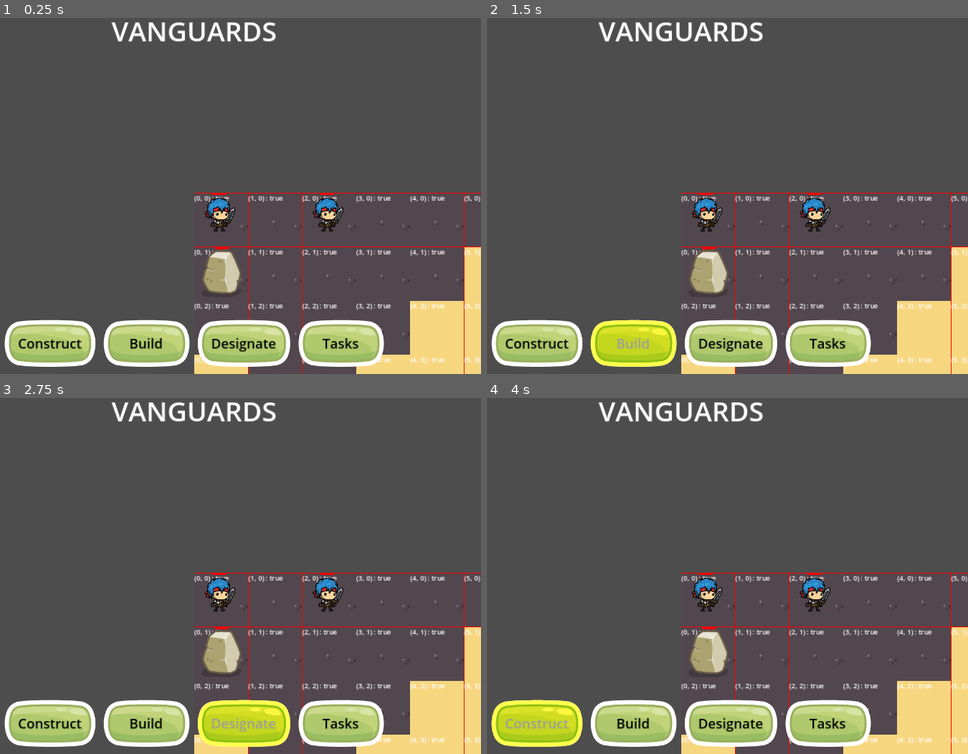
Above: before the commit, frames 1-4 (two rows, left to right).
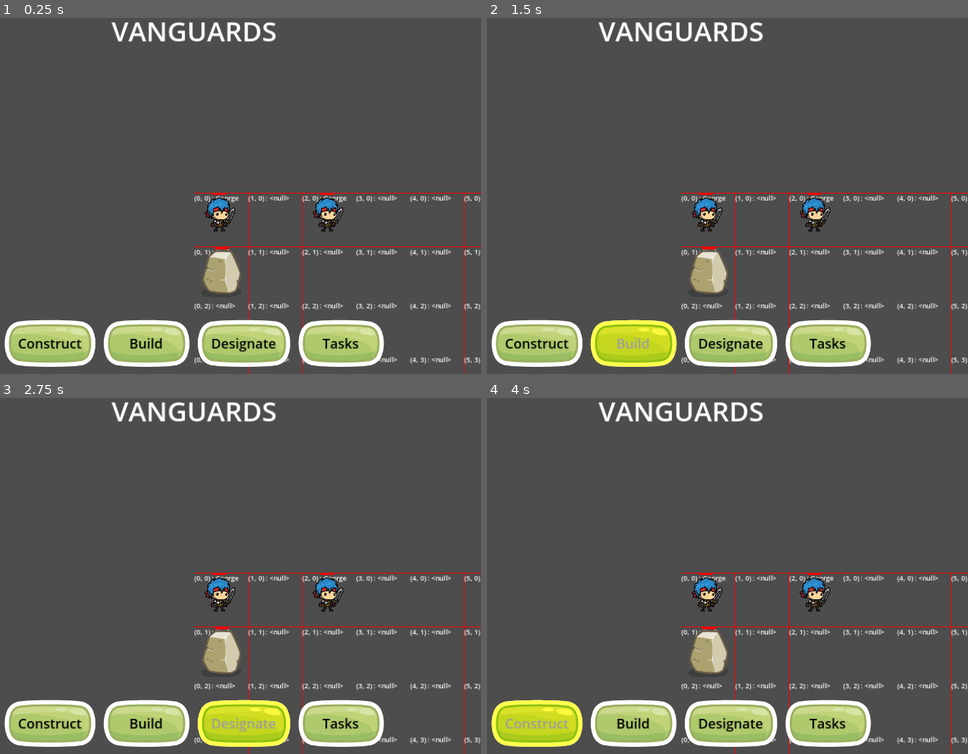
Above: after the commit, the same moments.

Repository: TheHungryBandito/Godot_prototyping
Game: Godot game, scene res://Scenes/main.tscn
The game is run twice, just before and just after one commit, with the same random seed, the same clock (stepped at 60 frames per second) and the same inputs.
Inputs:
- Up to frame 1 (0.25 s): no input
- Up to frame 2 (1.5 s): click "Construct" at 0.5 s; click "Build" at 1.25 s
- Up to frame 3 (2.75 s): click "Designate" at 2 s
- Up to frame 4 (4 s): click "Tasks" at 2.75 s; click "Construct" at 3.5 s

The runs differ from the first frame. In frame 1, 4.8% of the frame differs, in the area x 40-100%, y 49-100%; in frame 2, 4.8%; in frame 3, 4.8%; in frame 4, 4.8%.
Error before the commit: Invalid access to property or key 'on_grid_generated' on a base object of type 'TileMap (Grid)'. (res://Scenes/Units/unit.gd:31)
Error after the commit: Out of bounds get index '-1' (on base: 'Array[Resource]') (res://Scenes/World/grid.gd:63)

Commit message:
Update grid.gd
- Cells are now generated based on an array of FloorData and an array of thresholds.
- on_grid_generated is emitted once grid is ready to be used
- Grid debug labels now update and show the current occupier

Diff:
--- a/Scenes/World/grid.gd
+++ b/Scenes/World/grid.gd
@@ -1,44 +1,46 @@
 class_name Grid
 extends TileMap
 
+signal on_grid_generated
+
 @export var show_debug: bool = false
+@export var _floor_datas: Array[Resource] = []
+@export var _thresholds: Array[float] = []
+
 var _width: int = 12
 var _height: int = 12
 var _cell_size: int = 128
 
 var grid: Dictionary = {}
+var grid_label_debug: Dictionary = {}
 
 # Called when the node enters the scene tree for the first time.
 func _ready():
 	pass # Replace with function body.
 
-
 # Called every frame. 'delta' is the elapsed time since the previous frame.
 func _process(delta):
 	pass
-
 
 func set_parameters(width, height, cell_size) -> void:
 	_width = width
 	_height = height
 	_cell_size = cell_size
-
-# TODO: Generate grid tiles based on something
+# TODO: Generate grid cells based on something
 func generate_grid() -> void:
 	var noise : FastNoiseLite = FastNoiseLite.new()
 	for x in _width:
 		for y in _height:
+			# Initaite CellData
 			grid[Vector2(x, y)] = CellData.new(Vector2(x,y))
-			grid[Vector2(x, y)].cell_changed.connect(_notify_cell_change)
-			grid[Vector2(x, y)].nav_changed.connect(_notify_nav_change)
-			if noise.get_noise_2d(x, y) < 0.05:
-				grid[Vector2(x, y)].floor_data = preload("res://Data/Floor/mud.tres")
-			else:
-				grid[Vector2(x, y)].floor_data = preload("res://Data/Floor/dirt.tres")
+			grid[Vector2(x, y)].cell_changed.connect(_update_debug)
+			grid[Vector2(x, y)].floor_data = generate_cells(noise.get_noise_2d(x, y), _thresholds, _floor_datas)
 
 			refresh_tile(Vector2(x, y))
 
 			if show_debug:
+				grid[Vector2(x, y)].cell_changed.connect(_notify_cell_change)
+				grid[Vector2(x, y)].nav_changed.connect(_notify_nav_change)
 				var rect = ReferenceRect.new()
 				rect.position = grid_to_world(Vector2(x,y))
 				rect.size = Vector2(_cell_size, _cell_size)
@@ -46,9 +48,24 @@
 				get_node("Debug").add_child(rect)
 				var label = Label.new()
 				label.position = grid_to_world(Vector2(x,y))
-				label.text = str(Vector2(x,y)) + " : " + str(grid[Vector2(x, y)].navigable)
+				label.text = str(Vector2(x,y)) + " : " + str(grid[Vector2(x, y)].occupier)
 				get_node("Debug").add_child(label)
+				grid_label_debug[Vector2(x,y)] = label
 
+	on_grid_generated.emit()
+
+func generate_cells(noise_value: float, thresholds: Array[float], cells: Array):
+	var i: int = 0
+	for threshold in thresholds:
+		if noise_value < threshold:
+			return cells[i]
+		i+=1
+	return cells[-1]
+
+func _update_debug(grid_pos):
+	if not grid_label_debug.has(grid_pos):
+		return
+	grid_label_debug[grid_pos].text = str(grid_pos) + " : " + str(grid[grid_pos].occupier)
 
 func _notify_cell_change(pos):
 	print_debug("Cell Changed: ", pos)
